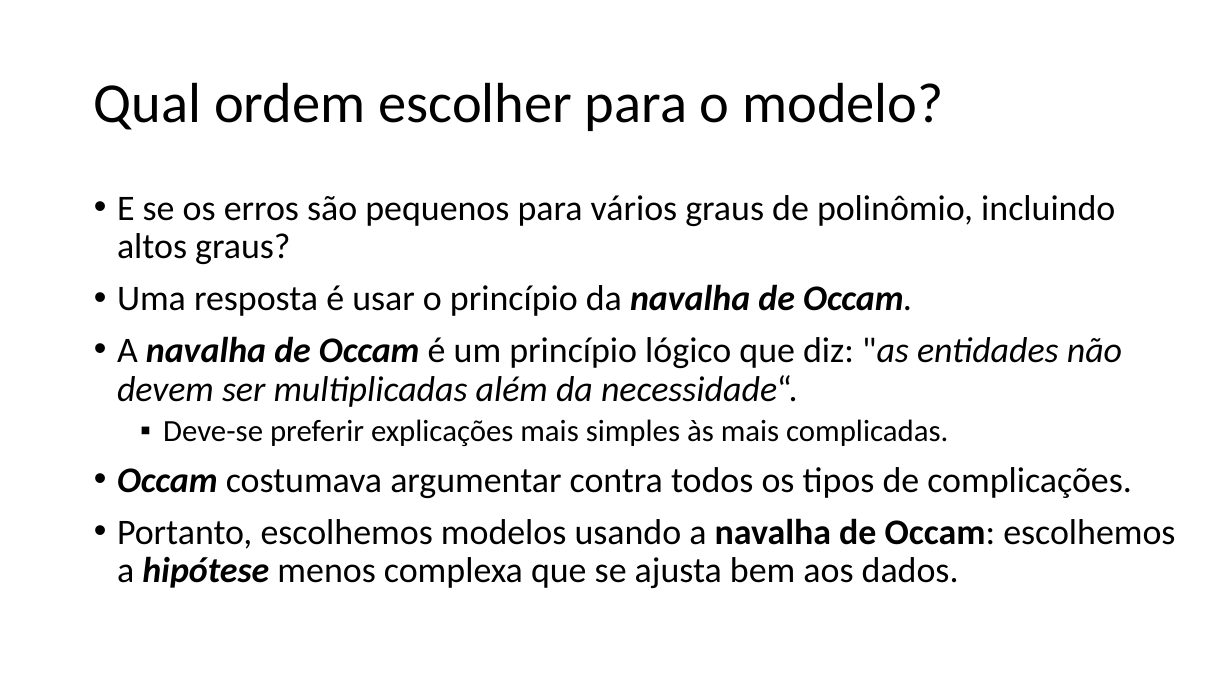
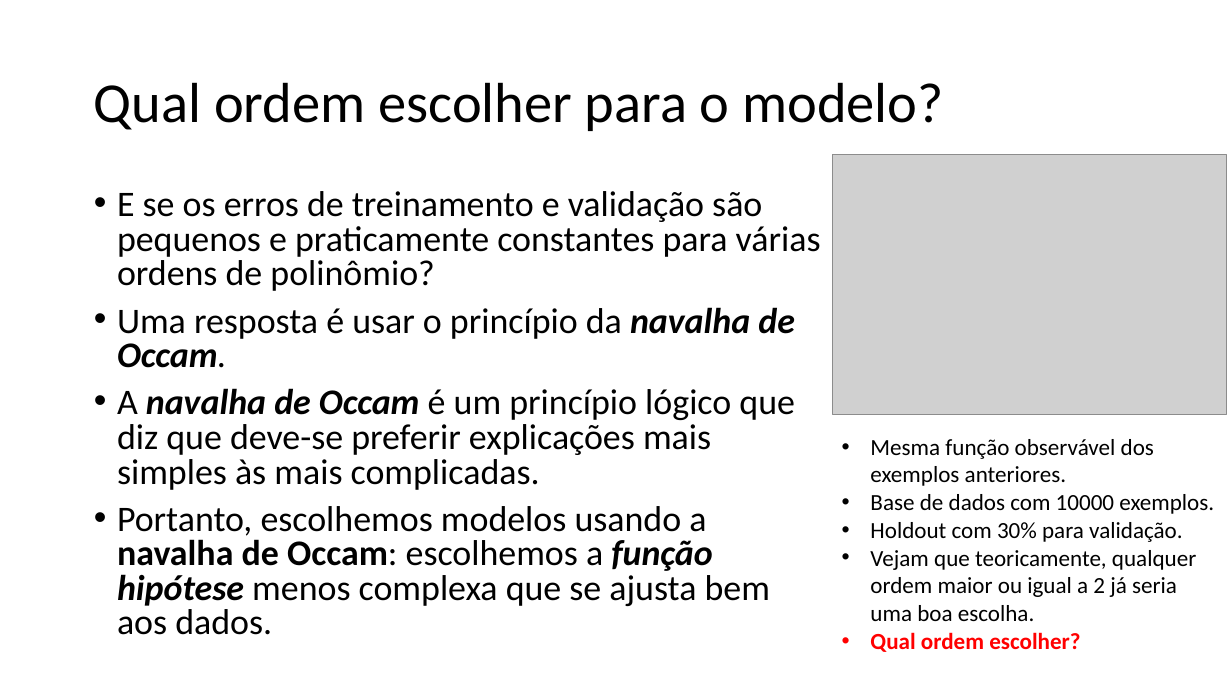
Before and after one commit to zz4fap/t319_aprendizado_de_maquina, a slide deck: slide 12 of slides/T319_Regressão_Linear (Parte V).pptx (slide 15 before the commit). Drawn at 1232x693 pixels with LibreOffice and Linux fonts; fonts in the diff are those of the drawing; grey boxes stand for pictures. Boxes give left, top, right and bottom in pixels: in the first picture for what was removed or moved away, otherwise in the second. Text is boxed around its words. In the diff, an @@ line names an element or a change of style, - is before the commit and + after.

```diff
--- a/slides/T319_Regressão_Linear (Parte V).pptx
+++ b/slides/T319_Regressão_Linear (Parte V).pptx
@@ picture added at box(833, 154, 1226, 414) @@
@@ text at box(117, 191, 821, 291): text changed @@
-• E se os erros são pequenos para vários graus de polinômio, incluindo altos graus?
+• E se os erros de treinamento e validação são pequenos e praticamente constantes para várias ordens de polinômio?
@@ text at box(117, 307, 795, 368): line spacing 0.9 to 0.8 @@
@@ text at box(117, 388, 795, 635): text changed @@
-• A navalha de Occam é um princípio lógico que diz: "as entidades não devem ser multiplicadas além da necessidade“.
-  ▪ Deve-se preferir explicações mais simples às mais complicadas.
-• Occam costumava argumentar contra todos os tipos de complicações.
-• Portanto, escolhemos modelos usando a navalha de Occam: escolhemos a hipótese menos complexa que se ajusta bem aos dados.
+• A navalha de Occam é um princípio lógico que diz que deve-se preferir explicações mais simples às mais complicadas.
+• Portanto, escolhemos modelos usando a navalha de Occam: escolhemos a função hipótese menos complexa que se ajusta bem aos dados.
@@ text added at box(870, 439, 1214, 652), 18 pt, text #000000 @@
+• Mesma função observável dos exemplos anteriores.
+• Base de dados com 10000 exemplos.
+• Holdout com 30% para validação.
+• Vejam que teoricamente, qualquer ordem maior ou igual a 2 já seria uma boa escolha.
+• Qual ordem escolher?
```
Also in this commit, not shown: 5 other slides changed, 7 slides added, 8 slides removed, 8 other files.
